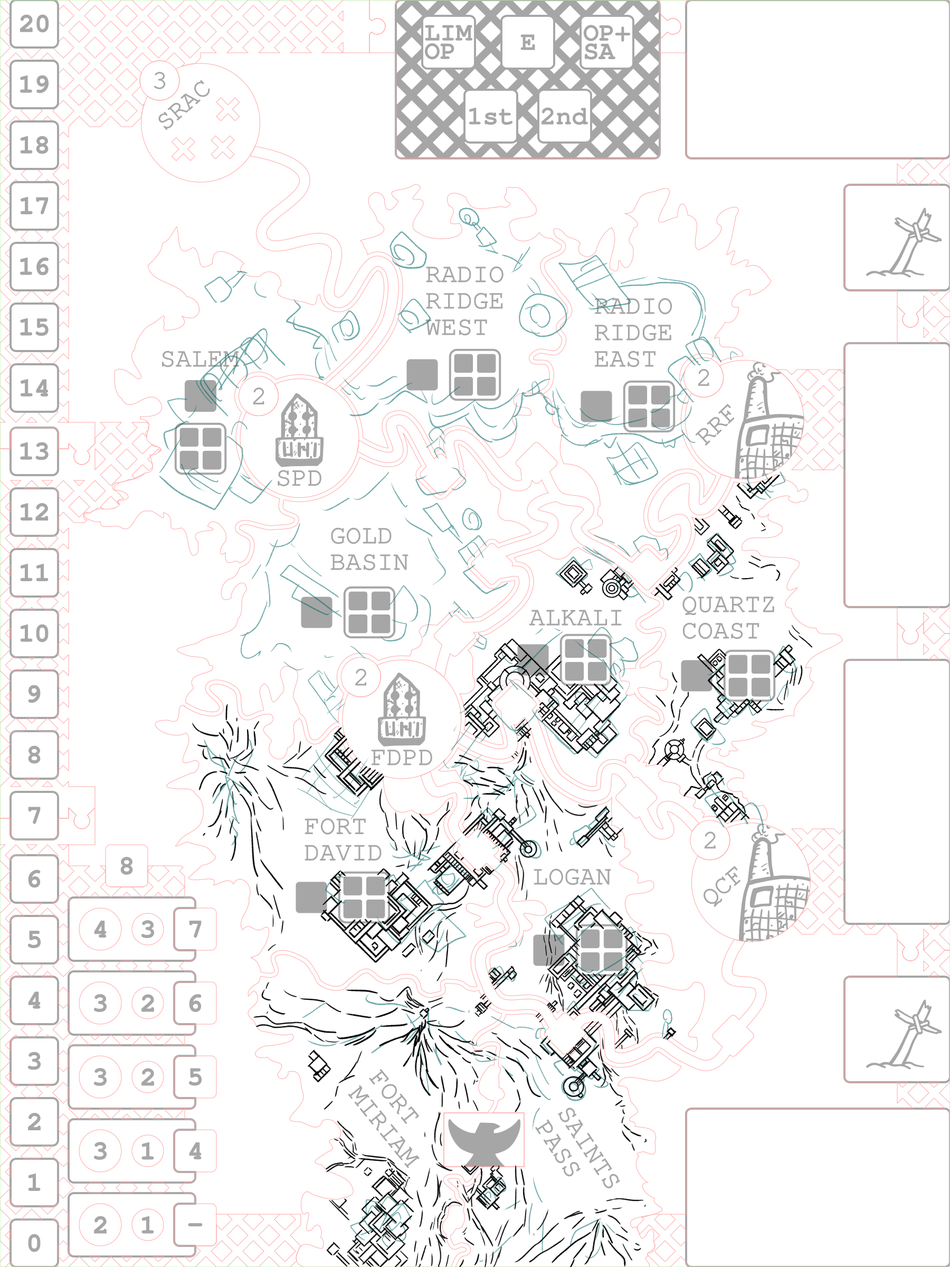
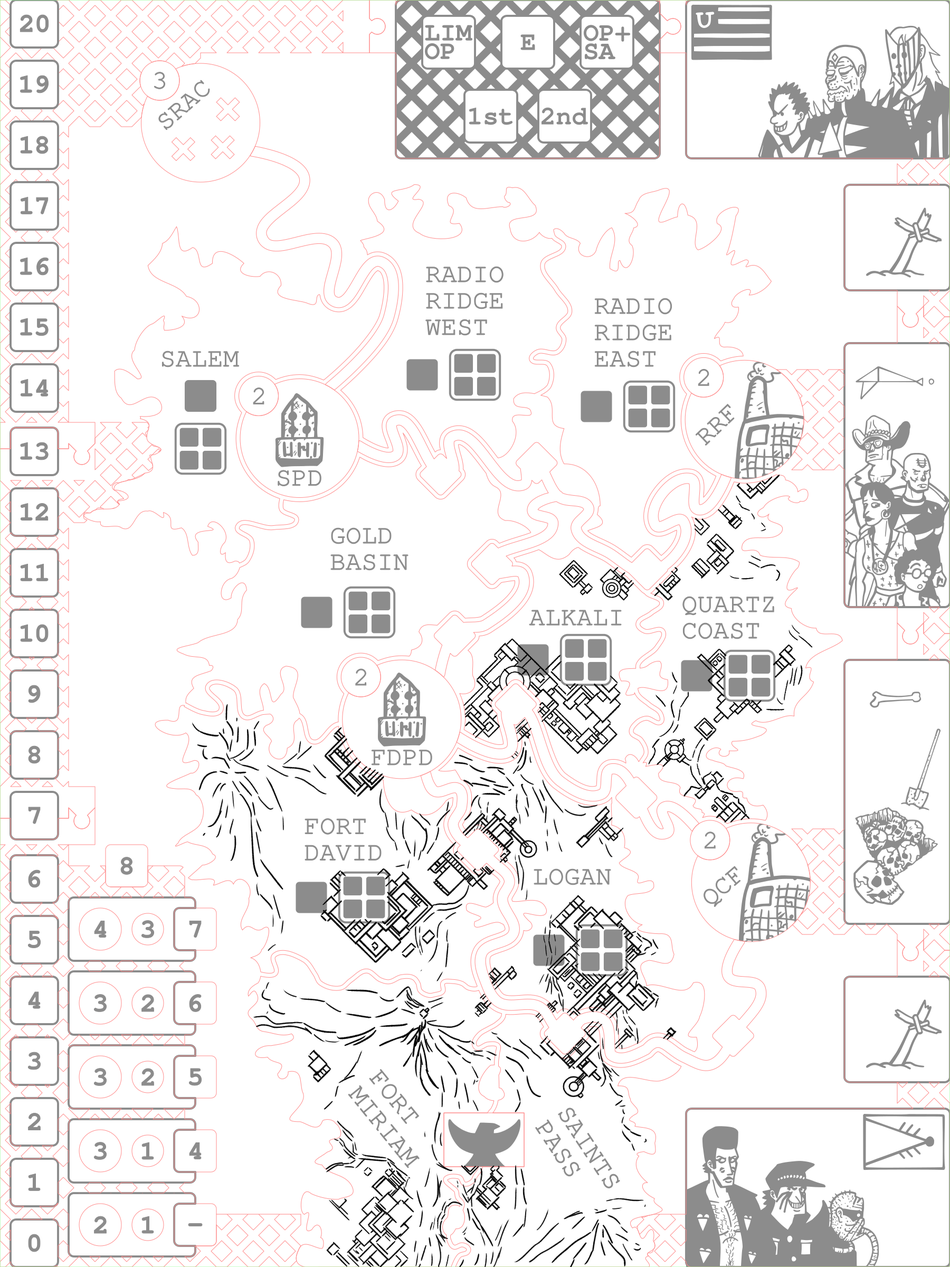
The second (950, 1267) image is a revision of the first. Changes to its layers:
renamed "sketch" to "sketch (guides)", hid it over (135, 202, 811, 1267)
